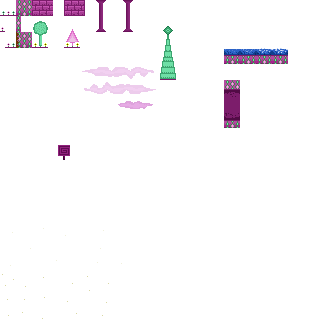
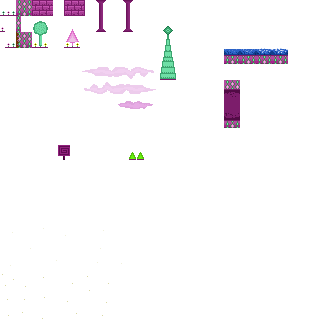
Layered file, before and after one edit (320x320). Changes by layer:
painted on "tilesheet.png" over [129, 152, 144, 160]
